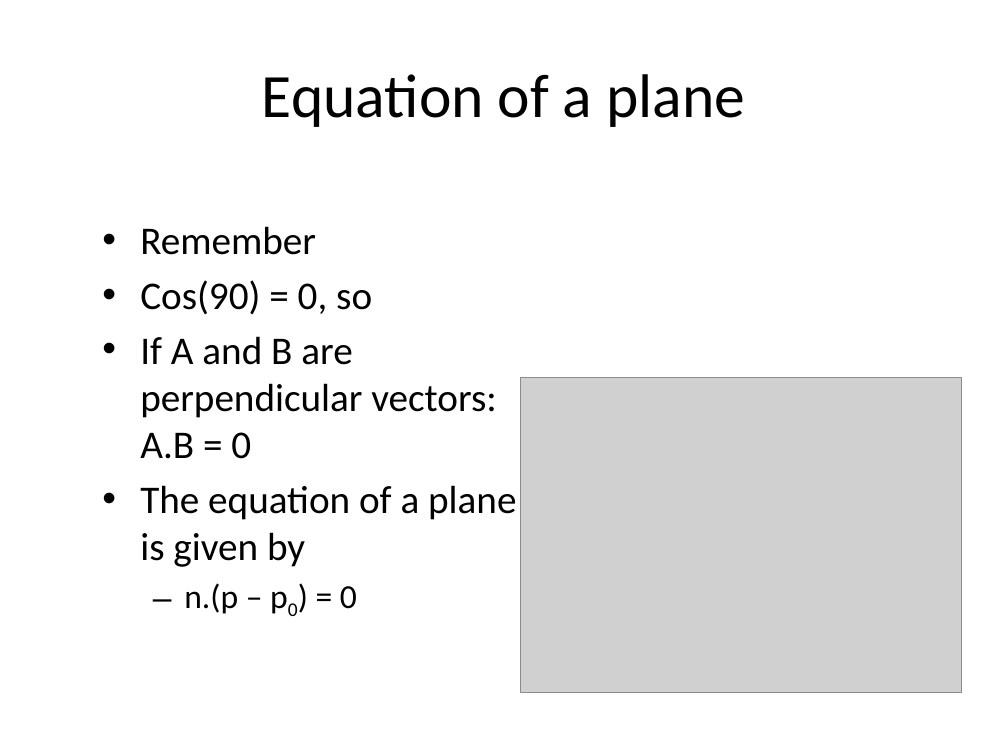
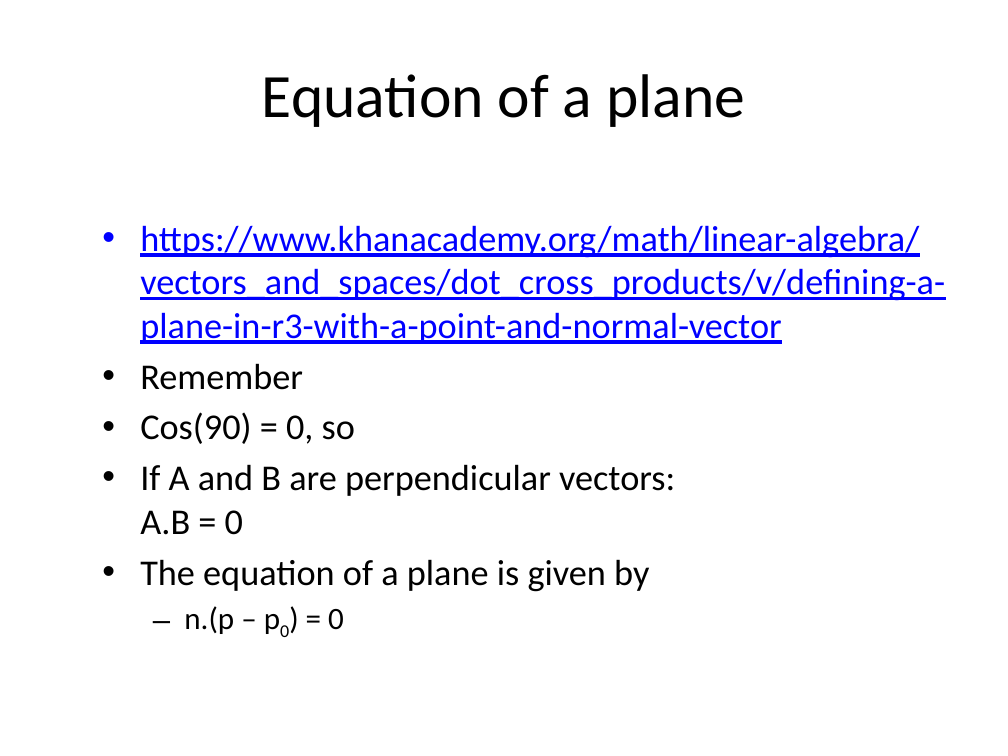
Before and after one commit to skooter500/UnitySteeringBehaviours, a slide deck: slide 24 of Lectures/Game AI 3.pptx. Drawn at 1008x756 pixels with LibreOffice and Linux fonts; fonts in the diff are those of the drawing; grey boxes stand for pictures; background and template pictures are left out. Boxes give left, top, right and bottom in pixels: in the first picture for what was removed or moved away, otherwise in the second. Text is boxed around its words. In the diff, an @@ line names an element or a change of style, - is before the commit and + after.

```diff
--- a/Lectures/Game AI 3.pptx
+++ b/Lectures/Game AI 3.pptx
@@ text at (140,225,945,344): paragraph added @@
+• https://www.khanacademy.org/math/linear-algebra/vectors_and_spaces/dot_cross_products/v/defining-a-plane-in-r3-with-a-point-and-normal-vector
@@ text at (140,363,675,637): size 28 to 25.9 pt in "Remember", "Cos(90) = 0, so", "If A and B are perpendicular vectors: ...", "The equation of a plane is given ..."; size 24 to 22.2 pt in "n.(p – p0) = 0" @@
@@ picture removed at (521,378,963,692) @@
```
Also in this commit, not shown: 6 other slides changed, 15 slides added, 2 other files.
